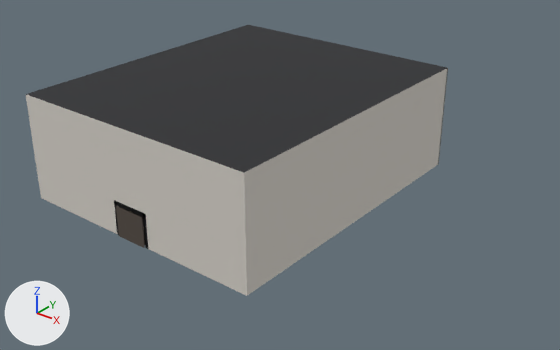
Before and after pictures for a commit that changed the glTF model w/hall_m.glb.
Both versions are drawn from a 50 mm camera at (89.6, -57.0, 52.4) aimed at (25.6, 23.1, 2.7). Lighting does not change. The marker at lower left points along +X, +Y and +Z. The older version comes first. Where no turn or scale is listed for an object, it has been applied to the vertices. Vertices at exactly the same position are counted once.

Names of what the first picture shows: 'F0_a', 'H_a', 'view'.
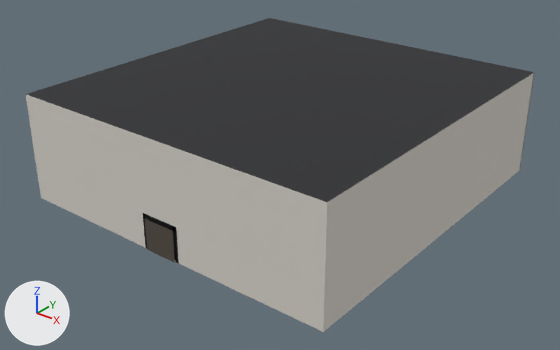
Where the newer file only moved an object's origin or applied its transform, the numbers keep the older frame.

Changed parts and their boxes (x1, y1, x2, y2) in the pictures (560 x 350 px; the box of a moved part takes in the faces that stretch with it):
'H_a', reshaped, moved, rescaled (21% wider, 16% taller)
    before: (25, 25, 448, 296)
    after: (25, 18, 535, 332)
'H_f', reshaped, moved, rescaled (not visible before)
    after: (117, 38, 490, 138)
part 1 of me_f0_a, moved or reshaped (mostly hidden)
    before: (121, 207, 145, 245)
    after: (163, 226, 175, 260)
part 2 of me_h_a, moved or reshaped
    before: (114, 200, 148, 249)
    after: (143, 213, 179, 263)
part 3 of me_h_a, moved or reshaped
    before: (111, 25, 448, 296)
    after: (111, 18, 535, 332)
part 4 of me_h_f, added (mostly hidden)
    after: (167, 39, 474, 135)

The edits, one by one:
me_f0_a is used by ob_f0_a; location (19.5, 3.0, 0.0).
me_f0_a had 4 vertices, 2 faces and spanned x -19.5..19.5, y -3.0..3.0, z 0.0.
me_f0_a now has 4 vertices, 2 faces and spans x -19.5..30.5, y -3.0..3.0, z 0.0.
Part 1, on me_f0_a:
Vertex 1 of me_f0_a moves from (19.5, -3.0, 0.0) to (30.5, -3.0, 0.0).
Vertex 2 of me_f0_a moves from (19.5, 3.0, 0.0) to (30.5, 3.0, 0.0).
me_h_a is used by ob_h_a; location (19.5, 23.0, 8.0); scale (23.3, 23.3, 23.3).
me_h_a had 56 vertices, 78 faces and spanned x -0.85..0.85, y -1.0..1.0, z -0.34..0.34.
me_h_a now has 56 vertices, 78 faces and spans x -0.96..0.96, y -1.0..1.0, z -0.3..0.3.
me_h_a part 2: the loose piece of 20 vertices spanning x -0.13..0.13, y -1.0..-0.97, z -0.34..-0.12 is scaled about its middle by 0.885, then moved by (0.0, 0.0, 0.03).
me_h_a part 3: 36 of 56 vertices moved; they spanned x -0.85..0.85, y -1.0..1.0, z -0.34..0.34 and now span x -0.96..0.96, y -1.0..1.0, z -0.3..0.3; mean shift (0.0, 0.0, 0.0); largest move (-0.84, -0.98, 0.34) -> (-0.95, -0.99, 0.3).
me_h_f is used by ob_h_f; location (19.5, 23.0, 10.7); scale (23.0, 23.0, 23.0).
me_h_f had 3876 vertices, 5228 faces and spanned x -0.85..0.85, y -1.0..1.0, z -0.23..0.23.
me_h_f now has 4528 vertices, 6056 faces and spans x -0.96..0.96, y -1.0..1.0, z -0.16..0.16.
me_h_f part 4: 3032 vertices added at x -0.96..0.96, y -0.31..0.63, z -0.16..0.16.
Other edits to the shape of me_h_f do not show in these pictures.
Object 'H_a' (ob_h_a) moves from (19.5, 23.0, 8.0) to (25.0, 26.0, 8.0).
Object 'H_a' (ob_h_a) is rescaled from (23.3, 23.3, 23.3) to (26.3, 26.3, 26.3).
Object 'H_f' (ob_h_f) moves from (19.5, 23.0, 10.7) to (25.0, 26.0, 11.9).
Object 'H_f' (ob_h_f) is rescaled from (23.0, 23.0, 23.0) to (26.0, 26.0, 26.0).
